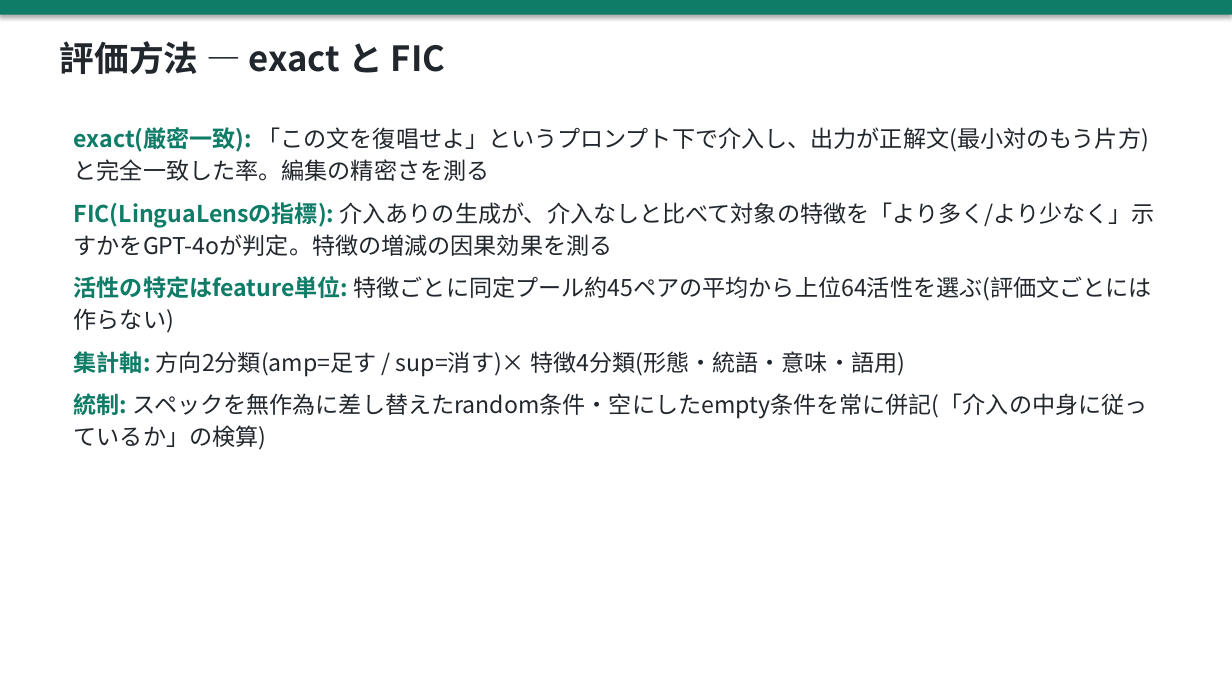
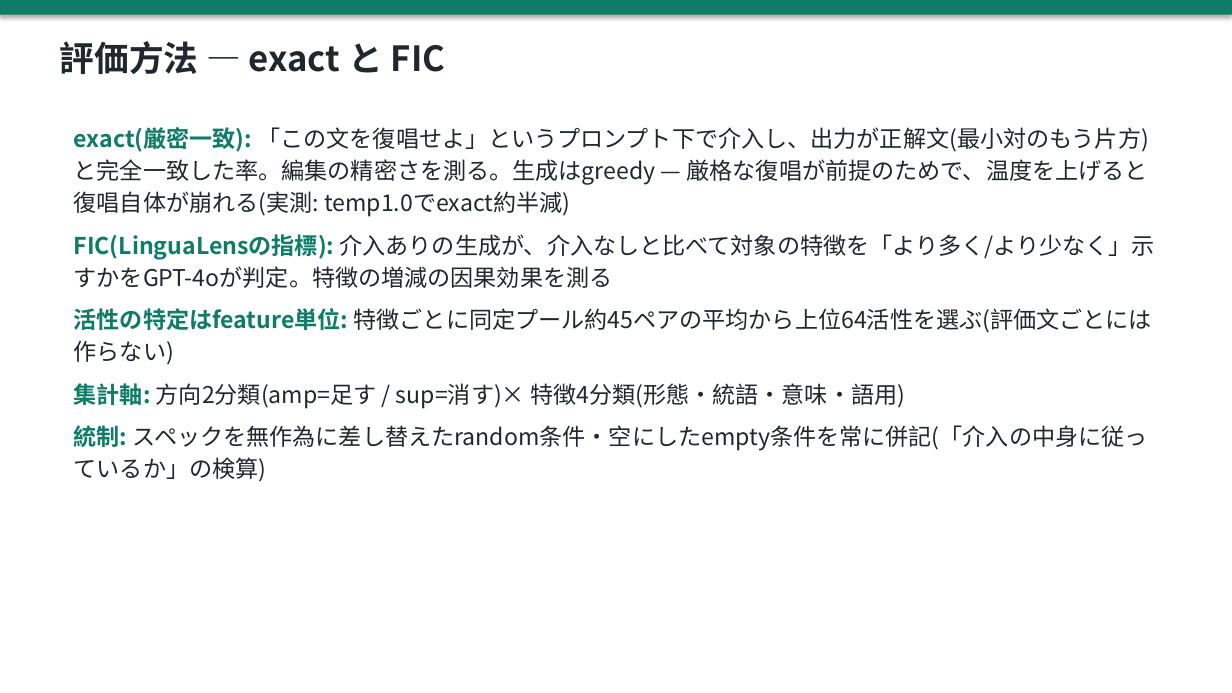
Before and after one commit to yohei-kobashi/SAE-LEWIS, a slide deck: slide 10 of slides/20260722_progress.pptx. Drawn at 1232x693 pixels with LibreOffice and Linux fonts; fonts in the diff are those of the drawing. Boxes give left, top, right and bottom in pixels: in the first picture for what was removed or moved away, otherwise in the second. Text is boxed around its words. In the diff, an @@ line names an element or a change of style, - is before the commit and + after.

Commit message:
greedy採用理由の追記(ユーザー): 復唱枠は厳格な逐語復唱が前提でgreedyのみが保証できる(temp1.0で約半減の実測を根拠に) — 03デコード規約・04§9h・評価方法スライドの3箇所

```diff
--- a/slides/20260722_progress.pptx
+++ b/slides/20260722_progress.pptx
@@ text at [74, 127, 1149, 217]: text changed @@
-exact(厳密一致): 「この文を復唱せよ」というプロンプト下で介入し、出力が正解文(最小対のもう片方)と完全一致した率。編集の精密さを測る
+exact(厳密一致): 「この文を復唱せよ」というプロンプト下で介入し、出力が正解文(最小対のもう片方)と完全一致した率。編集の精密さを測る。生成はgreedy — 厳格な復唱が前提のためで、温度を上げると復唱自体が崩れる(実測: temp1.0でexact約半減)
```
Also in this commit, not shown: 2 other files.
